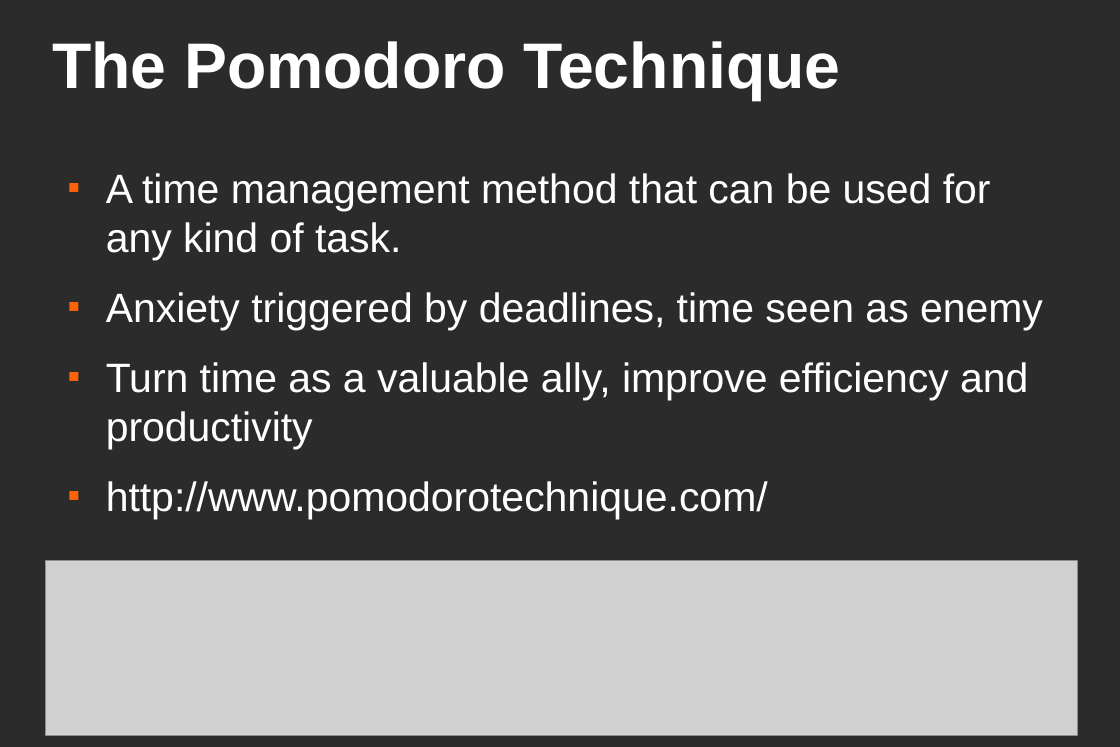
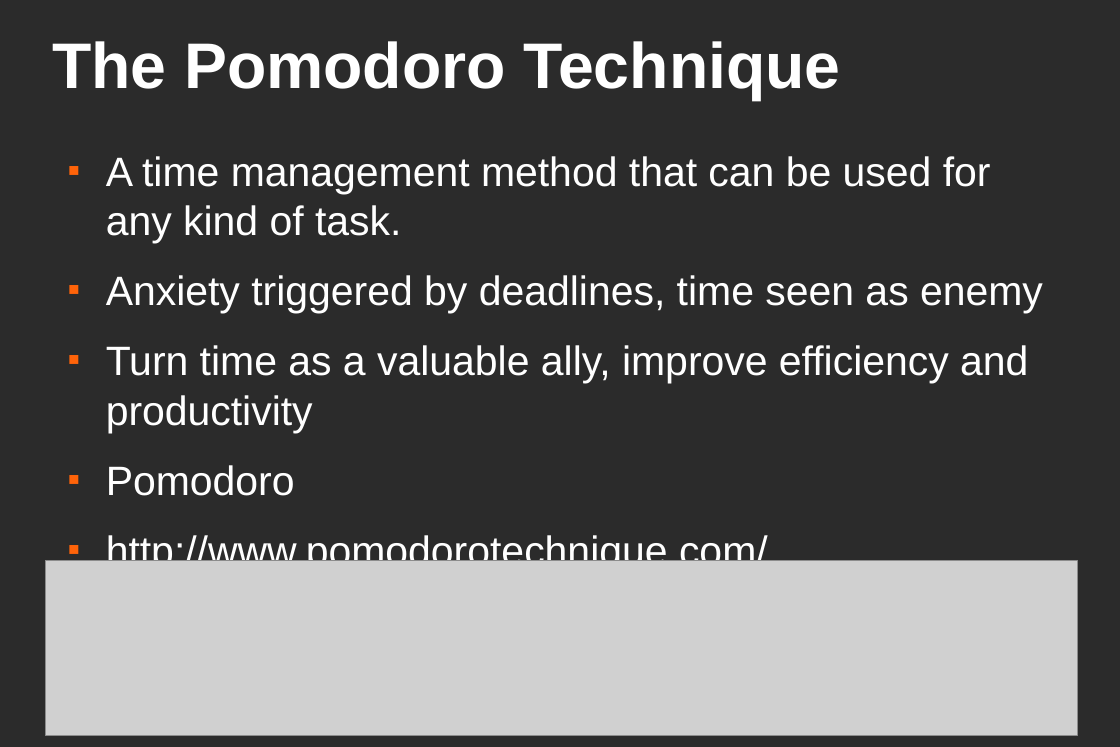
Before and after one commit to dgraziotin/openpomo, a slide deck: slide 3 of docs/Project_Presentation.odp. Drawn at 1120x747 pixels with LibreOffice and Linux fonts; fonts in the diff are those of the drawing; grey boxes stand for pictures; background and template pictures are left out; a plain dark background stands for a picture behind light text. Boxes give left, top, right and bottom in pixels: in the first picture for what was removed or moved away, otherwise in the second. Text is boxed around its words. In the diff, an @@ line names an element or a change of style, - is before the commit and + after.

Commit message:
final version of the presentation.that's what I hope

```diff
--- a/docs/Project_Presentation.odp
+++ b/docs/Project_Presentation.odp
@@ text "A time management method that ...": place and size @@
-text "A time management method that ..." at [106,173,1043,520]
+text "A time management method that ..." at [106,156,1043,573]
@@ text at [106,465,295,496]: paragraph added @@
+■ Pomodoro
```
